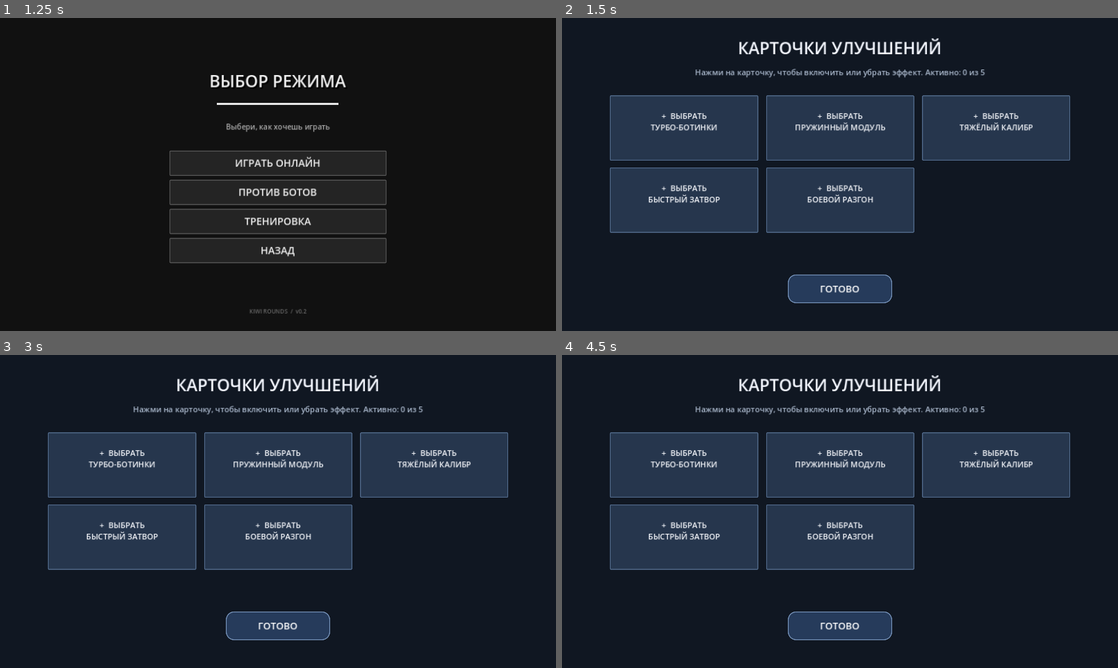
Above: before the commit, frames 1-4 (two rows, left to right).
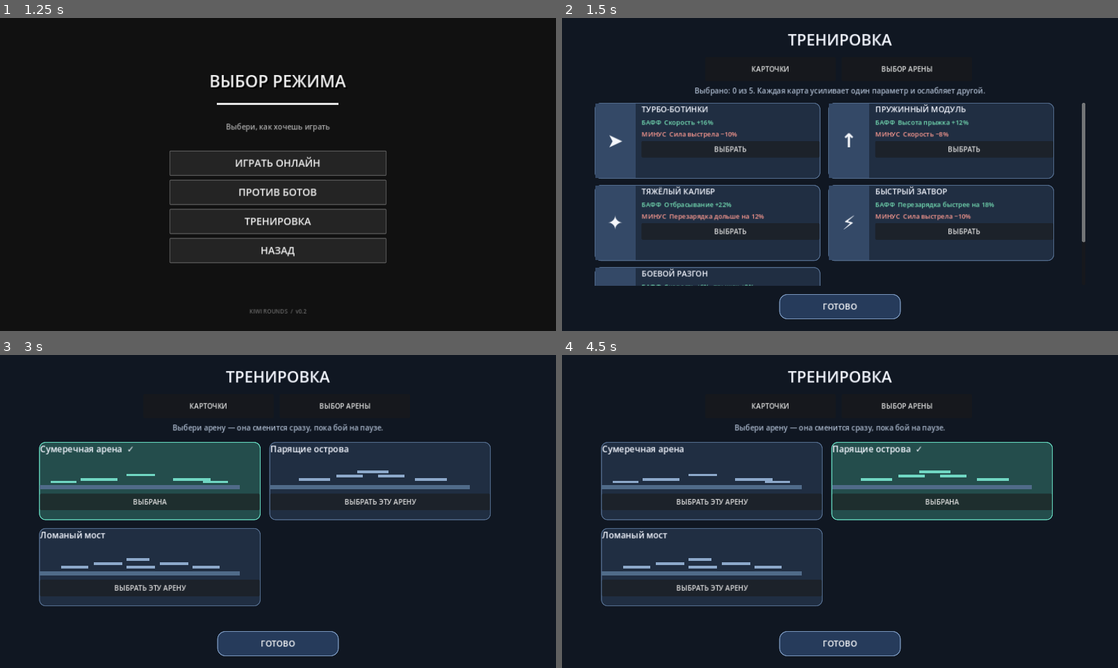
Above: after the commit, the same moments.

Repository: loslam-del/Kiwi-rounds
Game: Godot game, scene res://scenes/main.tscn
The game is run twice, just before and just after one commit, with the same random seed, the same clock (stepped at 60 frames per second) and the same inputs.
Inputs (mouse positions are in pixels of both pictures, inside the frame that each line leads up to):
- Up to frame 1 (1.25 s): click "ИГРАТЬ" at 0.5 s
- Up to frame 2 (1.5 s): click "ТРЕНИРОВКА" at 1.25 s
- Up to frame 3 (3 s): click (211, 405) at 2 s, where only the run after the commit has a clickable "КАРТОЧКИ"; click (344, 405) at 2.75 s, where only the run after the commit has a clickable "ВЫБОР АРЕНЫ"
- Up to frame 4 (4.5 s): click (712, 502) at 3.5 s, where only the run after the commit has a clickable "ВЫБРАНА"; click (940, 502) at 4.25 s, where only the run after the commit has a clickable "ВЫБРАТЬ ЭТУ АРЕНУ"

Frame 1 is identical in both runs. In frame 2, 37% of the frame differs, in the area x 5-95%, y 5-97%; in frame 3, 23%; in frame 4, 22%.

Commit message:
Add training tabs for upgrade cards and arena selection

Diff:
--- a/scripts/main.gd
+++ b/scripts/main.gd
@@ -512,75 +512,201 @@
     _open_mods()
 
 func _open_training_cards() -> void:
-    if phase == "fight":
-        player.set_physics_process(false)
-        rival.set_physics_process(false)
     if game_mode != "training":
         _show_panel("КАРТОЧКИ",[
             ["ОТКРЫТЬ ТРЕНИРОВКУ",Callable(self,"_start_training")],
             ["НАЗАД",Callable(self,"_resume_game")]
-        ],"Выдавать и удалять карточки можно в режиме тренировки.")
+        ],"Карточки и выбор арены доступны в тренировке.")
         return
-
     phase = "paused"
+    player.set_physics_process(false)
+    rival.set_physics_process(false)
     _close_overlay()
     game_controls.visible = false
-
     var shade := ColorRect.new()
     shade.set_anchors_and_offsets_preset(Control.PRESET_FULL_RECT)
     shade.color = Color("#101722")
     ui.add_child(shade)
     overlay = shade
-
     var title := Label.new()
-    title.text = "КАРТОЧКИ УЛУЧШЕНИЙ"
-    title.position = Vector2(0,42)
-    title.size = Vector2(1280,66)
+    title.text = "ТРЕНИРОВКА"
+    title.position = Vector2(0,24)
+    title.size = Vector2(1280,55)
     title.horizontal_alignment = HORIZONTAL_ALIGNMENT_CENTER
-    title.add_theme_font_size_override("font_size",38)
+    title.add_theme_font_size_override("font_size",36)
     title.add_theme_color_override("font_color",Color("#f4f7ff"))
     shade.add_child(title)
-
+    var tabs := HBoxContainer.new()
+    tabs.position = Vector2(330,90)
+    tabs.size = Vector2(620,55)
+    tabs.add_theme_constant_override("separation",14)
+    shade.add_child(tabs)
+    var upgrades_tab := Button.new()
+    upgrades_tab.text = "КАРТОЧКИ"
+    upgrades_tab.custom_minimum_size = Vector2(300,52)
+    upgrades_tab.pressed.connect(_set_training_tab.bind("cards"))
+    tabs.add_child(upgrades_tab)
+    var maps_tab := Button.new()
+    maps_tab.text = "ВЫБОР АРЕНЫ"
+    maps_tab.custom_minimum_size = Vector2(300,52)
+    maps_tab.pressed.connect(_set_training_tab.bind("maps"))
+    tabs.add_child(maps_tab)
+    if training_tab == "maps":
+        _get_skins()
+        _build_training_maps(shade)
+    else:
+        _build_upgrade_cards(shade)
+    var done := _add_button("ГОТОВО",Vector2(500,635),Vector2(280,58),shade)
+    done.pressed.connect(_resume_game)
+
+func _set_training_tab(tab: String) -> void:
+    training_tab = tab
+    _open_training_cards()
+
+func _build_upgrade_cards(shade: Control) -> void:
     var info := Label.new()
-    info.text = "Нажми на карточку, чтобы включить или убрать эффект. Активно: %d из %d" % [active_training_cards.size(),all_upgrades.size()]
-    info.position = Vector2(100,112)
-    info.size = Vector2(1080,42)
+    info.text = "Выбрано: %d из %d. Каждая карта усиливает один параметр и ослабляет другой." % [active_training_cards.size(),all_upgrades.size()]
+    info.position = Vector2(0,155)
+    info.size = Vector2(1280,32)
     info.horizontal_alignment = HORIZONTAL_ALIGNMENT_CENTER
-    info.add_theme_font_size_override("font_size",18)
+    info.add_theme_font_size_override("font_size",17)
     info.add_theme_color_override("font_color",Color("#aab8cc"))
     shade.add_child(info)
-
+    var scroll := ScrollContainer.new()
+    scroll.position = Vector2(75,195)
+    scroll.size = Vector2(1130,420)
+    shade.add_child(scroll)
     var grid := GridContainer.new()
-    grid.columns = 3
-    grid.position = Vector2(110,178)
-    grid.size = Vector2(1060,350)
+    grid.columns = 2
+    grid.size_flags_horizontal = Control.SIZE_EXPAND_FILL
     grid.add_theme_constant_override("h_separation",18)
-    grid.add_theme_constant_override("v_separation",16)
-    shade.add_child(grid)
-
+    grid.add_theme_constant_override("v_separation",14)
+    scroll.add_child(grid)
     for card in all_upgrades:
         var id := str(card.get("effect",card.get("id","")))
         var active := active_training_cards.has(id)
-        var card_button := Button.new()
-        var status := "✓  АКТИВНА" if active else "+  ВЫБРАТЬ"
-        card_button.text = status + "\n" + str(card.get("name",id)) + "\n\n" + str(card.get("desc",""))
-        card_button.custom_minimum_size = Vector2(330,150)
-        card_button.size_flags_horizontal = Control.SIZE_EXPAND_FILL
-        card_button.focus_mode = Control.FOCUS_NONE
-        card_button.add_theme_font_size_override("font_size",18)
-        card_button.add_theme_color_override("font_color",Color("#f5f7fb"))
-        card_button.add_theme_color_override("font_hover_color",Color("#ffffff"))
-        var fill := Color("#245b58") if active else Color("#26364d")
-        var edge := Color("#64d6bd") if active else Color("#526b8c")
-        card_button.add_theme_stylebox_override("normal",_menu_button_style(fill,edge))
-        card_button.add_theme_stylebox_override("hover",_menu_button_style(Color("#385779"),Color("#b8d7ff")))
-        card_button.add_theme_stylebox_override("pressed",_menu_button_style(Color("#17263a"),Color("#ffffff")))
-        card_button.pressed.connect(_toggle_training_card.bind(id))
-        grid.add_child(card_button)
-
-    var done := _add_button("ГОТОВО",Vector2(520,590),Vector2(240,66),shade)
-    done.add_theme_font_size_override("font_size",22)
-    done.pressed.connect(_resume_game)
+        var panel := PanelContainer.new()
+        panel.custom_minimum_size = Vector2(520,175)
+        var style := StyleBoxFlat.new()
+        style.bg_color = Color("#1d4543") if active else Color("#202e42")
+        style.border_color = Color("#64d6bd") if active else Color("#526b8c")
+        style.set_border_width_all(2)
+        style.set_corner_radius_all(14)
+        panel.add_theme_stylebox_override("panel",style)
+        var row := HBoxContainer.new()
+        row.add_theme_constant_override("separation",14)
+        panel.add_child(row)
+        var icon_panel := ColorRect.new()
+        icon_panel.color = Color("#245b58") if active else Color("#344967")
+        icon_panel.custom_minimum_size = Vector2(92,125)
+        row.add_child(icon_panel)
+        var icon_label := Label.new()
+        icon_label.text = str(card.get("icon","✦"))
+        icon_label.set_anchors_and_offsets_preset(Control.PRESET_FULL_RECT)
+        icon_label.horizontal_alignment = HORIZONTAL_ALIGNMENT_CENTER
+        icon_label.vertical_alignment = VERTICAL_ALIGNMENT_CENTER
+        icon_label.add_theme_font_size_override("font_size",44)
+        icon_label.add_theme_color_override("font_color",Color("#f5f7fb"))
+        icon_panel.add_child(icon_label)
+        var column := VBoxContainer.new()
+        column.size_flags_horizontal = Control.SIZE_EXPAND_FILL
+        column.add_theme_constant_override("separation",5)
+        row.add_child(column)
+        var name_label := Label.new()
+        name_label.text = str(card.get("name",id))
+        name_label.add_theme_font_size_override("font_size",18)
+        name_label.add_theme_color_override("font_color",Color("#f4f7ff"))
+        column.add_child(name_label)
+        var buff := Label.new()
+        buff.text = str(card.get("buff",card.get("desc","")))
+        buff.add_theme_font_size_override("font_size",15)
+        buff.add_theme_color_override("font_color",Color("#75e0b5"))
+        buff.autowrap_mode = TextServer.AUTOWRAP_WORD_SMART
+        column.add_child(buff)
+        var debuff := Label.new()
+        debuff.text = str(card.get("debuff","МИНУС  Нет"))
+        debuff.add_theme_font_size_override("font_size",15)
+        debuff.add_theme_color_override("font_color",Color("#ff9b91"))
+        debuff.autowrap_mode = TextServer.AUTOWRAP_WORD_SMART
+        column.add_child(debuff)
+        var choose := Button.new()
+        choose.text = "УБРАТЬ" if active else "ВЫБРАТЬ"
+        choose.custom_minimum_size = Vector2(210,38)
+        choose.pressed.connect(_toggle_training_card.bind(id))
+        column.add_child(choose)
+        grid.add_child(panel)
+
+func _build_training_maps(shade: Control) -> void:
+    var info := Label.new()
+    info.text = "Выбери арену — она сменится сразу, пока бой на паузе."
+    info.position = Vector2(0,155)
+    info.size = Vector2(1280,32)
+    info.horizontal_alignment = HORIZONTAL_ALIGNMENT_CENTER
+    info.add_theme_font_size_override("font_size",17)
+    info.add_theme_color_override("font_color",Color("#aab8cc"))
+    shade.add_child(info)
+    var scroll := ScrollContainer.new()
+    scroll.position = Vector2(90,200)
+    scroll.size = Vector2(1100,410)
+    shade.add_child(scroll)
+    var grid := GridContainer.new()
+    grid.columns = 2
+    grid.size_flags_horizontal = Control.SIZE_EXPAND_FILL
+    grid.add_theme_constant_override("h_separation",20)
+    grid.add_theme_constant_override("v_separation",18)
+    scroll.add_child(grid)
+    for i in range(all_maps.size()):
+        var map_data: Dictionary = all_maps[i]
+        var panel := PanelContainer.new()
+        panel.custom_minimum_size = Vector2(510,180)
+        var style := StyleBoxFlat.new()
+        style.bg_color = Color("#244d4c") if i == map_index else Color("#202e42")
+        style.border_color = Color("#64d6bd") if i == map_index else Color("#526b8c")
+        style.set_border_width_all(2)
+        style.set_corner_radius_all(14)
+        panel.add_theme_stylebox_override("panel",style)
+        var column := VBoxContainer.new()
+        column.add_theme_constant_override("separation",8)
+        panel.add_child(column)
+        var name_label := Label.new()
+        name_label.text = str(map_data.get("name","Арена")) + ("  ✓" if i == map_index else "")
+        name_label.add_theme_font_size_override("font_size",20)
+        name_label.add_theme_color_override("font_color",Color("#f4f7ff"))
+        column.add_child(name_label)
+        var preview := Control.new()
+        preview.custom_minimum_size = Vector2(460,72)
+        column.add_child(preview)
+        var ground := ColorRect.new()
+        ground.position = Vector2(0,60)
+        ground.size = Vector2(460,10)
+        ground.color = Color("#506b89")
+        preview.add_child(ground)
+        var platforms: Array = map_data.get("platforms",[])
+        for platform_value in platforms:
+            var platform: Dictionary = platform_value
+            var bar := ColorRect.new()
+            var px := clampf(float(platform.get("x",640))/1280.0*440.0-20.0,0.0,420.0)
+            var py := clampf(float(platform.get("y",500))/720.0*58.0,5.0,50.0)
+            var pw := clampf(float(platform.get("w",180))/1280.0*440.0,24.0,130.0)
+            bar.position = Vector2(px,py)
+            bar.size = Vector2(pw,6)
+            bar.color = Color("#70d7c3") if i == map_index else Color("#8da9cb")
+            preview.add_child(bar)
+        var select := Button.new()
+        select.text = "ВЫБРАНА" if i == map_index else "ВЫБРАТЬ ЭТУ АРЕНУ"
+        select.custom_minimum_size = Vector2(440,38)
+        select.pressed.connect(_select_training_map.bind(i))
+        column.add_child(select)
+        grid.add_child(panel)
+
+func _select_training_map(index: int) -> void:
+    if all_maps.is_empty():
+        return
+    map_index = posmod(index,all_maps.size())
+    _make_arena(map_index)
+    player.reset_round(Vector2(350,390))
+    rival.reset_round(Vector2(930,390))
+    _open_training_cards()
 
 func _toggle_training_card(card_id: String) -> void:
     if active_training_cards.has(card_id):
